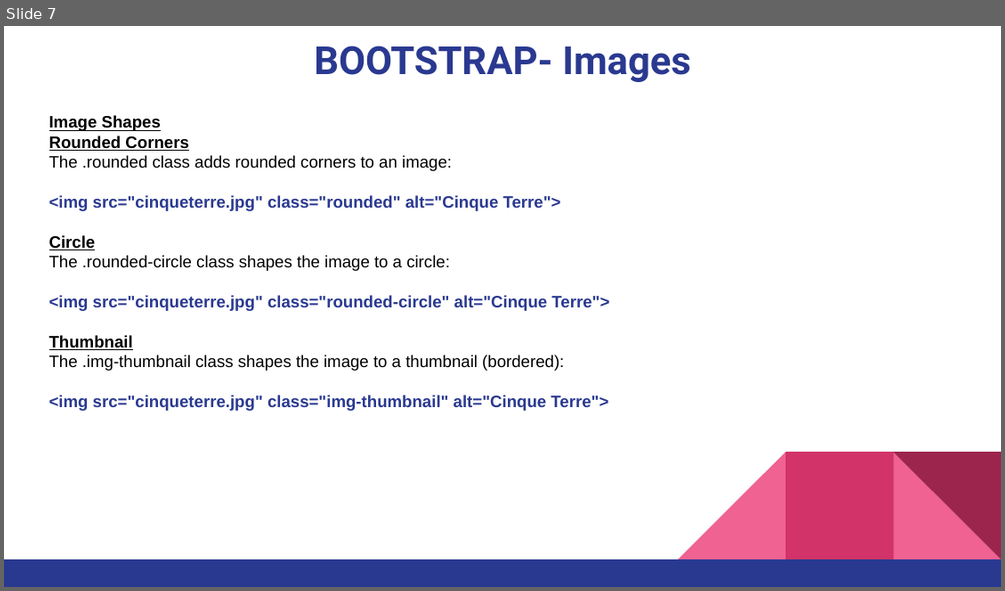
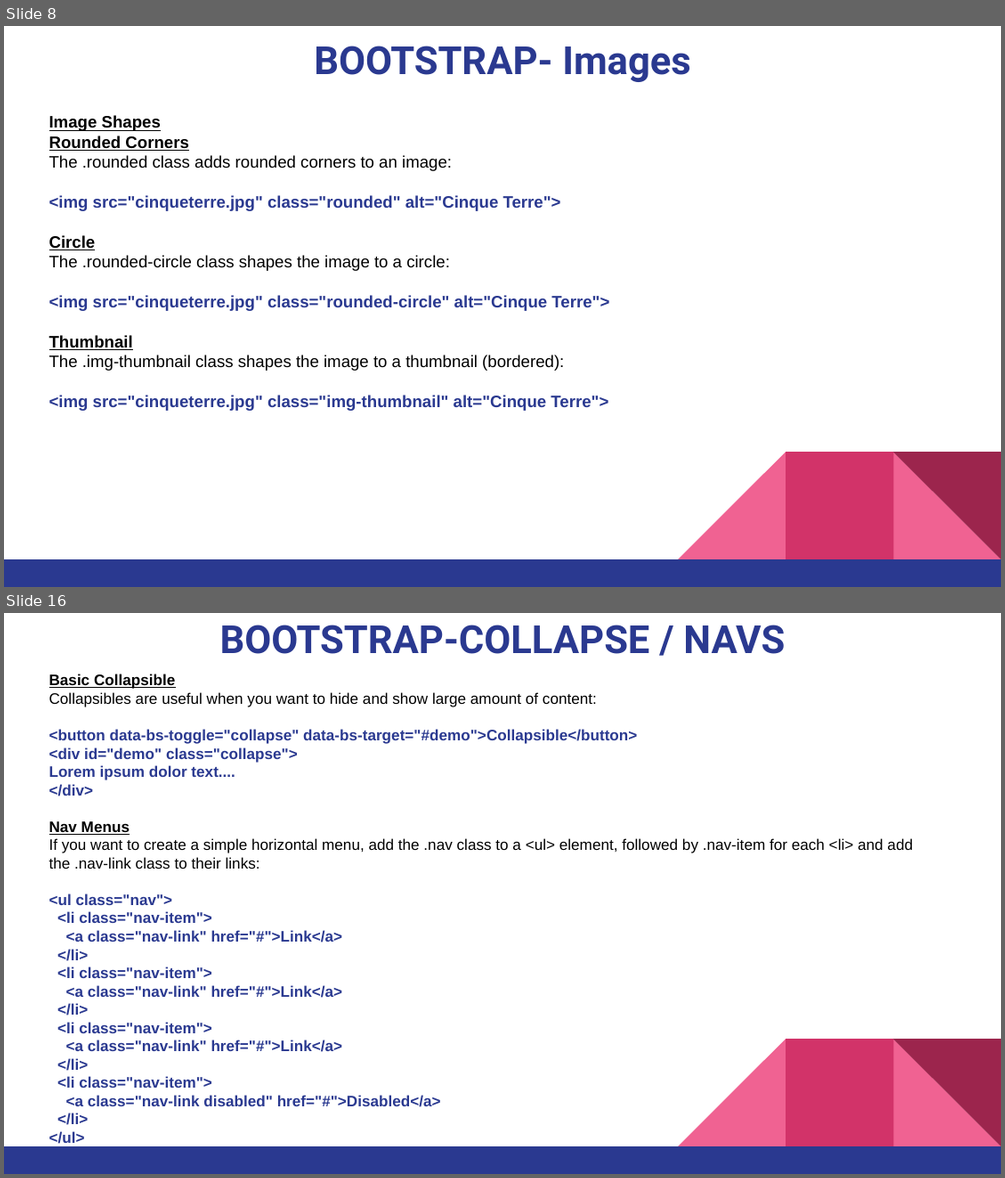
Before and after one commit to pnytrainingrepo/Webdevelopment, a slide deck: Bootstrap.pptx. Shown one above the other, each under a label of ours: slide 7 before the commit, slides 8 and 16 after it; the slides between them are not shown. The pictures are 1005x591 and 1005x1178 pixels, drawn with LibreOffice and Linux fonts; fonts in the diff are those of the drawing. Boxes give left, top, right and bottom in pixels: in the first picture for what was removed or moved away, otherwise in the second. Text is boxed around its words. In the diff, an @@ line names an element or a change of style, - is before the commit and + after.

```diff
--- a/Bootstrap.pptx
+++ b/Bootstrap.pptx
@@ slide 16 added at box(4, 613, 1001, 1174), background #FFFFFF; not listed: 5 template elements that a slide beside it also shows @@
@@ title added at box(220, 625, 785, 654), 28 pt, text #2A3990, bold @@
+BOOTSTRAP-COLLAPSE / NAVS
@@ text added at box(49, 674, 913, 1143), 11 pt, text #2A3990, bold @@
+Basic Collapsible
+Collapsibles are useful when you want to hide and show large amount of content:
+<button data-bs-toggle="collapse" data-bs-target="#demo">Collapsible</button>
+<div id="demo" class="collapse">
+Lorem ipsum dolor text....
+</div>
+Nav Menus
+If you want to create a simple horizontal menu, add the .nav class to a <ul> element, followed by .nav-item for each <li> and add the .nav-link class to their links:
+<ul class="nav">
+<li class="nav-item">
+<a class="nav-link" href="#">Link</a>
+</li>
+<li class="nav-item">
+<a class="nav-link" href="#">Link</a>
+</li>
+<li class="nav-item">
+<a class="nav-link" href="#">Link</a>
+</li>
+<li class="nav-item">
+<a class="nav-link disabled" href="#">Disabled</a>
+</li>
+</ul>
@@ what was slide 7 is now slide 8 @@
```
Also in this commit, not shown: 1 slide changed, 10 other slides added, 1 slide removed, 25 other files.
